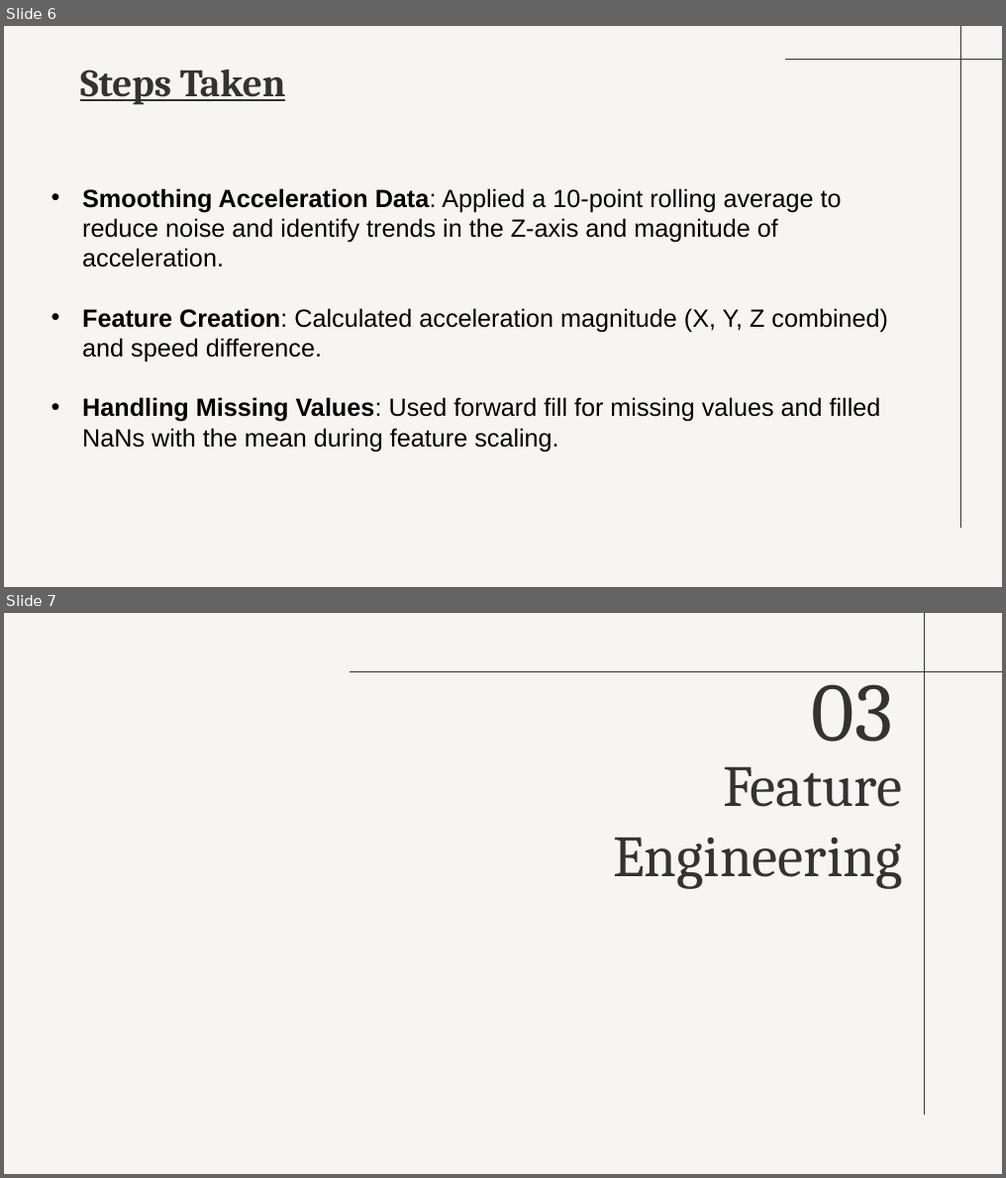
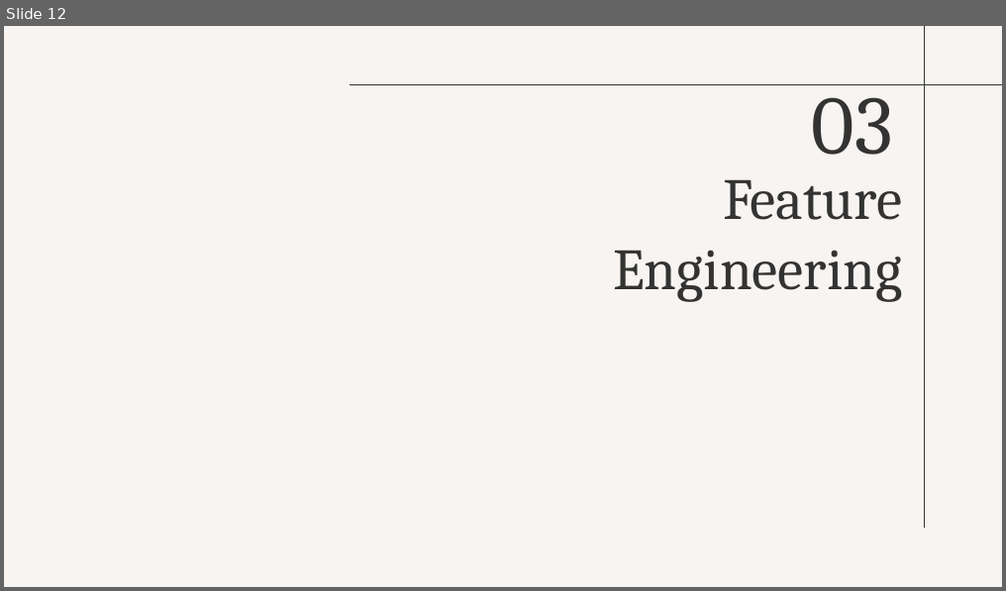
Before and after one commit to vedant-shah/Detect_obstacles_in_roads, a slide deck: Vedant_Shah/Detection_of_Obstacles_on_Roads.pptx. Shown one above the other, each under a label of ours: slides 6 and 7 before the commit, slide 12 after it. The pictures are 1006x1178 and 1006x591 pixels, drawn with LibreOffice and Linux fonts; fonts in the diff are those of the drawing. Boxes give left, top, right and bottom in pixels: in the first picture for what was removed or moved away, otherwise in the second. Text is boxed around its words. In the diff, an @@ line names an element or a change of style, - is before the commit and + after.

```diff
--- a/Vedant_Shah/Detection_of_Obstacles_on_Roads.pptx
+++ b/Vedant_Shah/Detection_of_Obstacles_on_Roads.pptx
@@ slide 6 removed at <box>4,26,1002,587</box>, background #F7F4F1 @@
@@ line removed from (961, 528) to (961, 26) @@
@@ title removed at <box>80,69,286,105</box> @@
-Steps Taken
@@ line removed from (785, 59) to (1002, 59) @@
@@ text removed at <box>82,188,888,452</box> @@
-  • Smoothing Acceleration Data: Applied a 10-point rolling average to reduce noise and identify trends in the Z-axis and magnitude of acceleration.
-  • Feature Creation: Calculated acceleration magnitude (X, Y, Z combined) and speed difference.
-  • Handling Missing Values: Used forward fill for missing values and filled NaNs with the mean during feature scaling.
@@ what was slide 7 is now slide 12 @@
```
Also in this commit, not shown: 2 slides changed, 13 slides added, 3 other slides removed, 6 other files.
